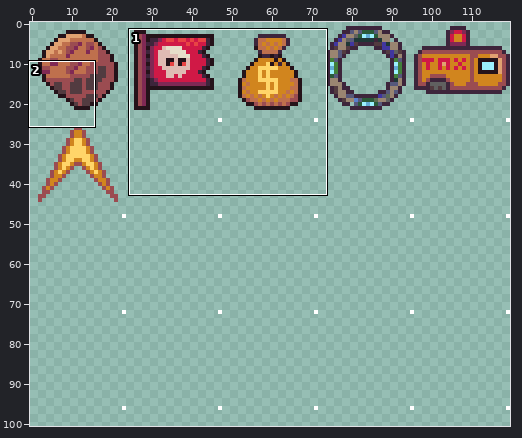
Pixel-art file: Assets/_Sprites/ase/icons.aseprite. Above, an overview of the earlier version with the close-up marked.
Close-up. Before:
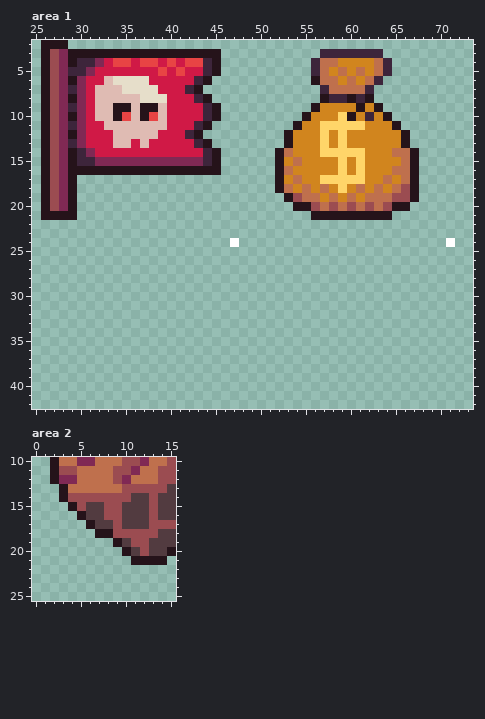
120x120 pixels, 1 frame. Shown: area 1: x 25..73, y 2..42; area 2: x 0..15, y 10..25. The wide view leaves out empty margins.
After the commit:
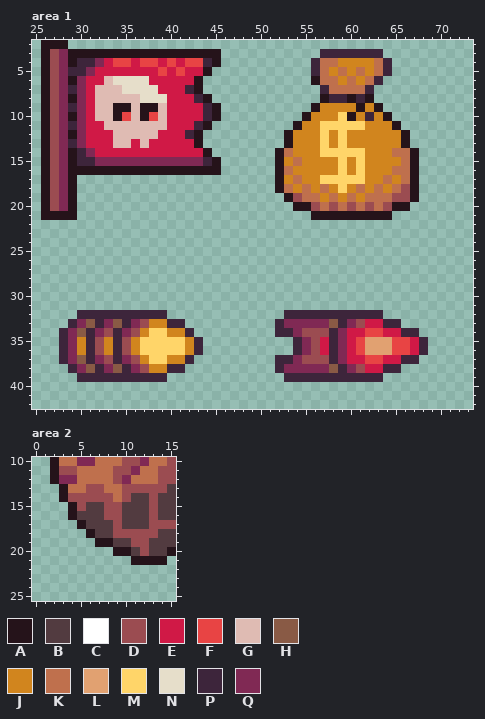
Palette (. is transparent): A #25131a  B #523b40  C #ffffff  D #9b4c51  E #d01946  F #e84444  G #dfbbb3  H #895a45  J #d1851e  K #bf704d  L #e1a171  M #ffd569  N #e6deca  P #3d253b  Q #802954
Edits made:
--- area 1, layers "placeholders", "icons"
@@ x 41..47 @@
  4 EFFPA..
- 5 FEEPA..
- 6 EEPA...
+ 5 FEEA...
+ 6 EEA....
  7 EPA....
@@ x 41..47 @@
 12 EPA....
-13 EEPA...
-14 EEEPA..
+13 EEA....
+14 EEEA...
 15 QQQPA..
@@ x 45..73 @@
 23 .............................
-24 ..C.......................C..
+24 .............................
 25 .............................
@@ x 25..73 @@
 31 .................................................
-32 .................................................
-33 .................................................
-34 .................................................
-35 .................................................
-36 .................................................
-37 .................................................
-38 .................................................
-39 .................................................
+32 .....PPPPPPPPPP.............PPPPPPPPPPP..........
+33 ....PQHPQHPQDJJPP..........PQQQQQHPQDEEPP........
+34 ...PQHPQDPQDJMMJJP.........PPQDDDPQEEFFEEPP......
+35 ...PQJPDJPDJMMMMMJP..........PQDEPQEFLLLFFEP.....
+36 ...PQJPDJPDJMMMMMJP..........PQDEPQEFLLLFFEP.....
+37 ...PQHPQDPQDJMMJJP.........PPQDDDPQEEFFEEPP......
+38 ....PQHPQHPQDJJPP..........PQQQQQHPQDEEPP........
+39 .....PPPPPPPPPP.............PPPPPPPPPPP..........
 40 .................................................
--- area 2, layer "icons"
@@ x 2..11 @@
 12 AQQKKKKDQK
-13 .AKKKKKKDD
-14 .ADDDDDDDB
+13 .AKKDDKKDD
+14 .ADDDDDKDB
 15 ..ADBBDDBB
-16 ...ABBDDBB
-17 ....ABBDBB
-18 .....AADDD
-19 .......ABD
-20 ........AB
+16 ..ABBBDDBB
+17 ...ABBBDBB
+18 ....ABBDDD
+19 .....AABBD
+20 .......AAB
 21 .........A
